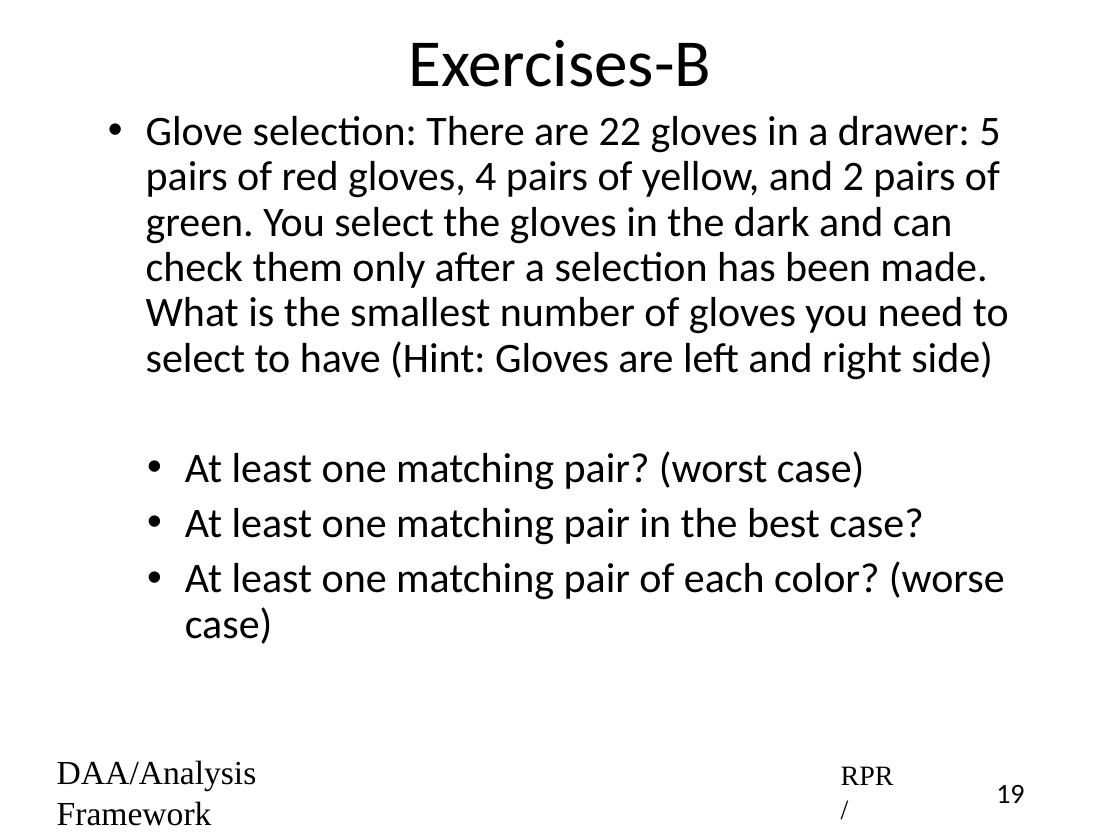
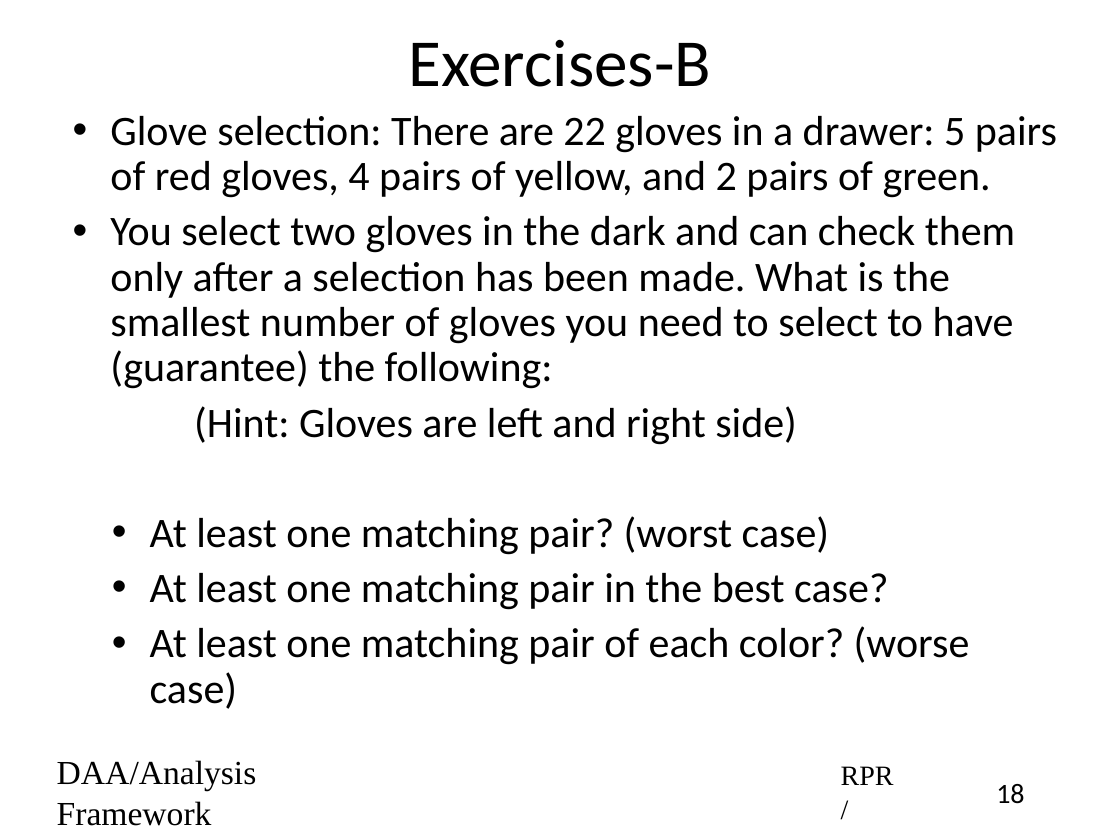
Before and after one commit to rprustagi/2019-17CS43-DAA, a slide deck: slide 18 of Slides-RPR/2019-H1-DAA-L05-Algo-Performance.pptx (slide 19 before the commit). Drawn at 1120x840 pixels with LibreOffice and Linux fonts; fonts in the diff are those of the drawing. Boxes give left, top, right and bottom in pixels: in the first picture for what was removed or moved away, otherwise in the second. Text is boxed around its words. In the diff, an @@ line names an element or a change of style, - is before the commit and + after.

```diff
--- a/Slides-RPR/2019-H1-DAA-L05-Algo-Performance.pptx
+++ b/Slides-RPR/2019-H1-DAA-L05-Algo-Performance.pptx
@@ text "Glove selection: There are 22 ...": place and size @@
-text "Glove selection: There are 22 ..." at <box>146,116,1009,644</box>
+text "Glove selection: There are 22 ..." at <box>110,116,1057,709</box>
@@ text at <box>110,116,1057,445</box>: text changed @@
-• Glove selection: There are 22 gloves in a drawer: 5 pairs of red gloves, 4 pairs of yellow, and 2 pairs of green. You select the gloves in the dark and can check them only after a selection has been made. What is the smallest number of gloves you need to select to have (Hint: Gloves are left and right side)
+• Glove selection: There are 22 gloves in a drawer: 5 pairs of red gloves, 4 pairs of yellow, and 2 pairs of green.
+• You select two gloves in the dark and can check them only after a selection has been made. What is the smallest number of gloves you need to select to have (guarantee) the following:
+          (Hint: Gloves are left and right side)
@@ page number at <box>996,784,1024,804</box>: text changed @@
-19
+18
```
Also in this commit, not shown: 8 other slides changed, 25 other files.
